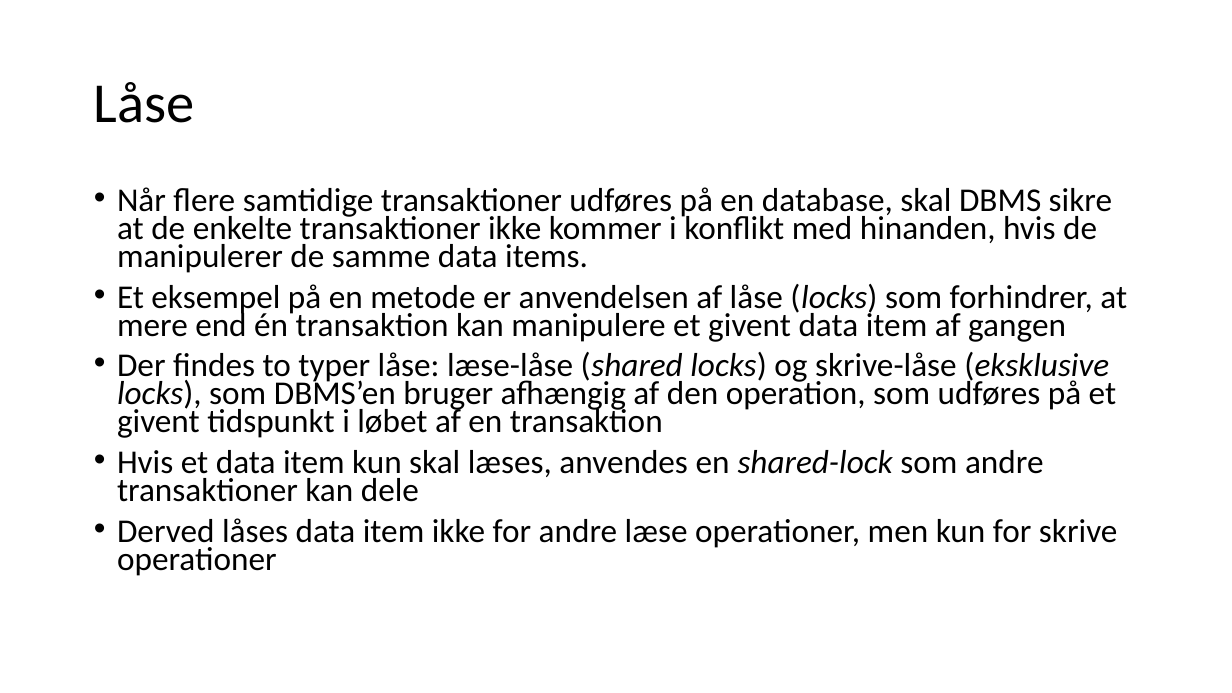
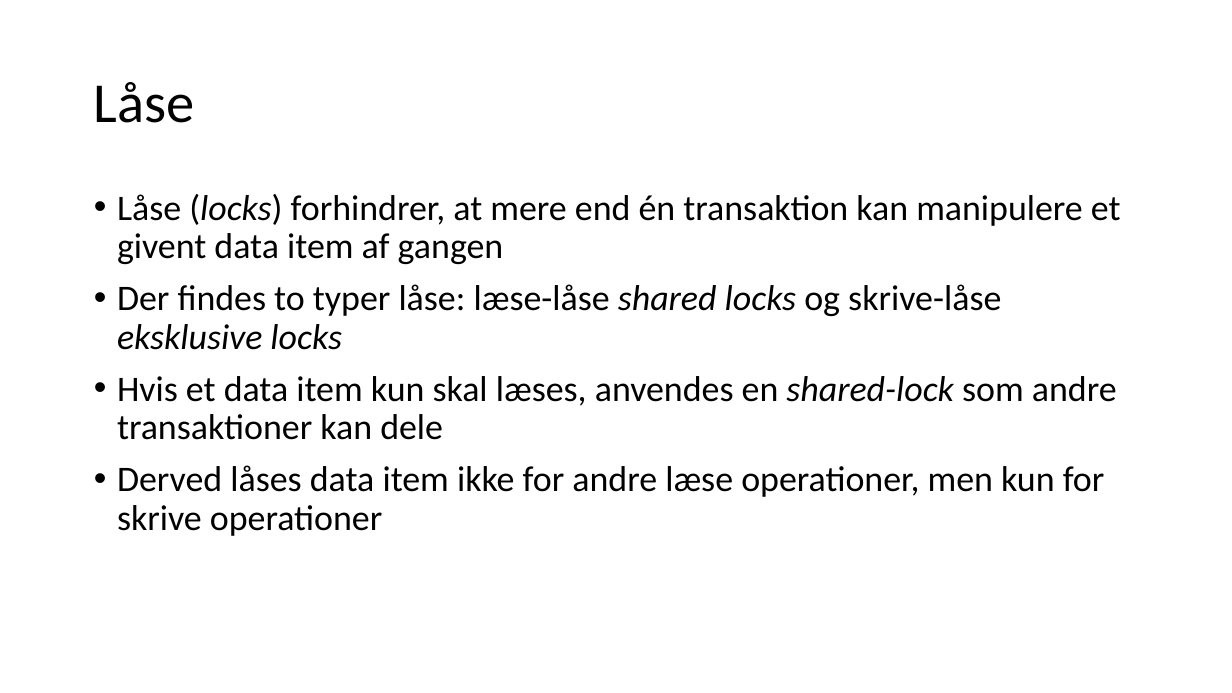
Before and after one commit to JensErikPedersen/misc, a slide deck: slide 6 of eventmanagement/Præsentation.pptx (slide 7 before the commit). Drawn at 1232x693 pixels with LibreOffice and Linux fonts; fonts in the diff are those of the drawing. Boxes give left, top, right and bottom in pixels: in the first picture for what was removed or moved away, otherwise in the second. Text is boxed around its words. In the diff, an @@ line names an element or a change of style, - is before the commit and + after.

```diff
--- a/eventmanagement/Præsentation.pptx
+++ b/eventmanagement/Præsentation.pptx
@@ text at <box>117,194,1121,350</box>: text changed; size 25.9 to 28 pt @@
-• Når flere samtidige transaktioner udføres på en database, skal DBMS sikre at de enkelte transaktioner ikke kommer i konflikt med hinanden, hvis de manipulerer de samme data items.
-• Et eksempel på en metode er anvendelsen af låse (locks) som forhindrer, at mere end én transaktion kan manipulere et givent data item af gangen
-• Der findes to typer låse: læse-låse (shared locks) og skrive-låse (eksklusive locks), som DBMS’en bruger afhængig af den operation, som udføres på et givent tidspunkt i løbet af en transaktion
+• Låse (locks) forhindrer, at mere end én transaktion kan manipulere et givent data item af gangen
+• Der findes to typer låse: læse-låse shared locks og skrive-låse eksklusive locks
@@ text at <box>117,376,1117,536</box>: size 25.9 to 28 pt in "Hvis et data item kun skal læses, ...", "Derved låses data item ikke for andre ..."; line spacing 0.7 to 0.9 @@
```
Also in this commit, not shown: 2 other slides changed, 1 slide removed, 11 other files.
